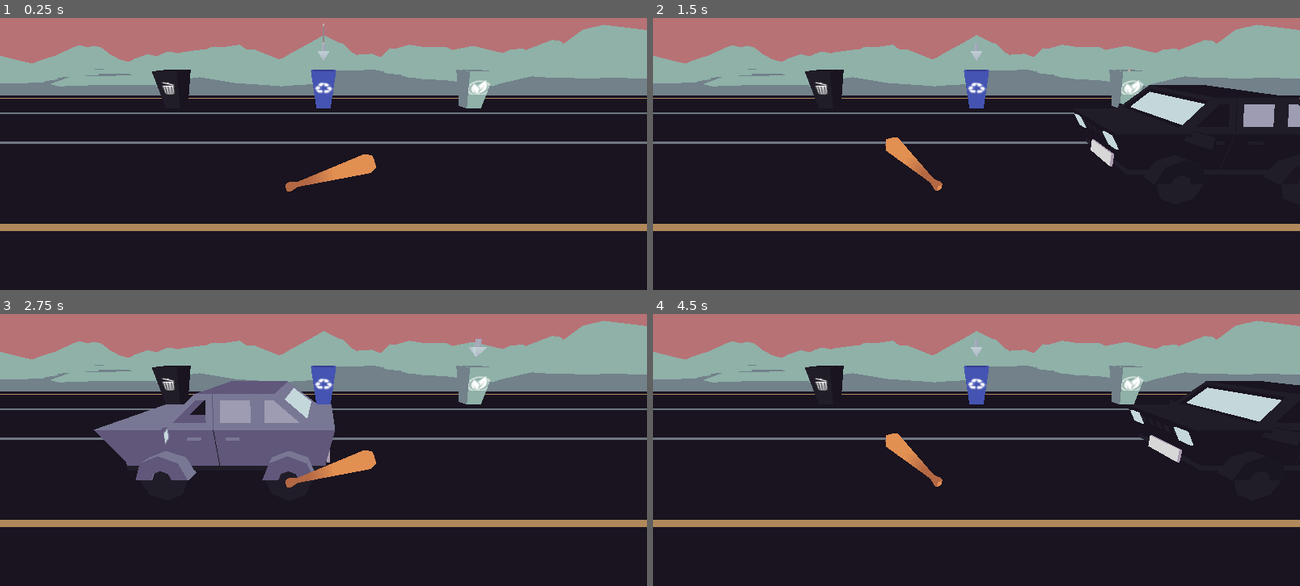
Above: before the commit, frames 1-4 (two rows, left to right).
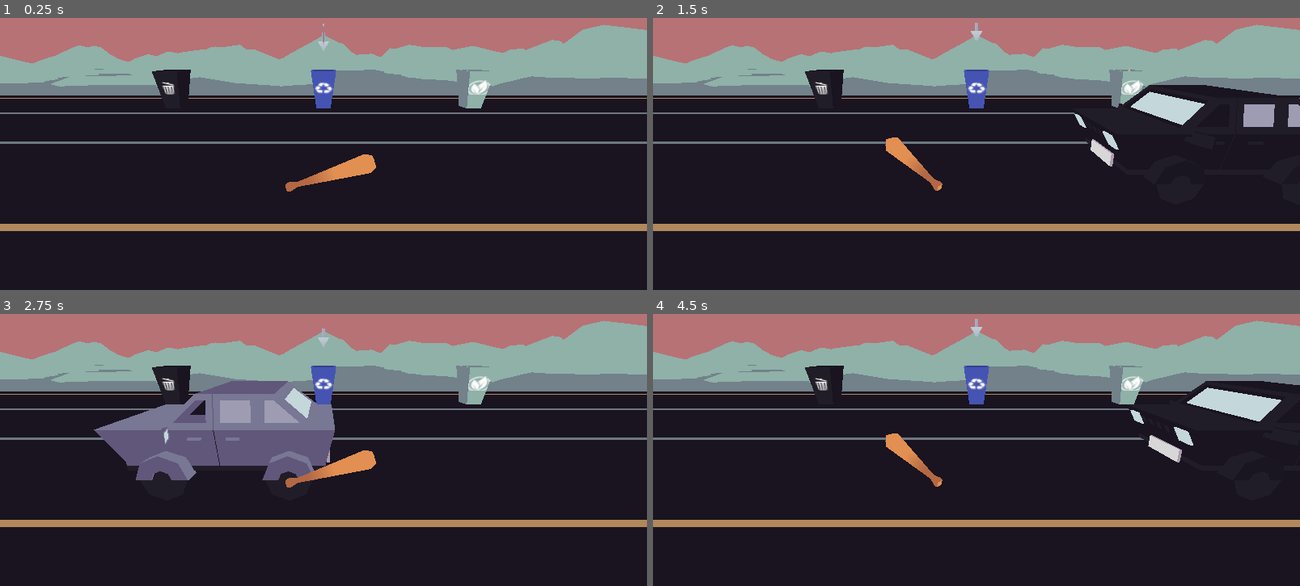
Above: after the commit, the same moments.

Repository: Manas701/SVCGameJam
Game: Godot game, scene res://scenes/manasScene.tscn
Same seed, same stepped clock (60 frames per second), same inputs: the game is played once before the commit and once after it. Sound files missing from this copy of the repository are replaced by a short silence.
Inputs:
- Up to frame 1 (0.25 s): no input
- Up to frame 2 (1.5 s): hold Right (select_right) 0.53-1.28 s; hold Space (swing) 0.53-1.28 s; hold Left (select_left) from 1.28 s (still down); tap Space (swing) at 1.35 s
- Up to frame 3 (2.75 s): release Left (select_left) at 2.03 s; hold Right (select_right) from 2.03 s (still down); hold Space (swing) from 2.03 s (still down)
- Up to frame 4 (4.5 s): release Space (swing) at 2.78 s; tap Space (swing) at 2.85, 4.35 s; release Right (select_right) at 3.53 s; hold Space (swing) 3.53-4.28 s; hold Left (select_left) from 3.53 s (still down)

The runs differ from the first frame. In frame 1, less than 0.1% of the frame differs, in the area x 49-51%, y 5-16%; in frame 2, less than 0.1%; in frame 3, 0.1%, in the area x 49-76%, y 5-16%; in frame 4, less than 0.1%.

Commit message:
changed audio stream to conductor

Diff:
--- a/assets/scripts/Conductor.gd
+++ b/assets/scripts/Conductor.gd
@@ -40,6 +40,8 @@
 		last_reported_beat = song_position_in_beats
 		measure += 1
 
+		print("Measure: " + str(measure))
+
 
 func play_with_beat_offset(num):
 	beats_before_start = num
--- /dev/null
+++ b/assets/scripts/trash_spawner.gd
@@ -0,0 +1,11 @@
+extends Node3D
+
+
+# Called when the node enters the scene tree for the first time.
+func _ready():
+	pass # Replace with function body.
+
+
+# Called every frame. 'delta' is the elapsed time since the previous frame.
+func _process(delta):
+	pass
--- a/prefabs/car_spawner.tscn
+++ b/prefabs/car_spawner.tscn
@@ -62,5 +62,4 @@
 "": SubResource("AnimationLibrary_uedjw")
 }
 
-[connection signal="area_entered" from="Area3D" to="." method="_on_area_3d_area_entered"]
 [connection signal="animation_finished" from="CarStartPosition/Cars/AnimationPlayer" to="." method="_on_animation_player_animation_finished"]
--- /dev/null
+++ b/prefabs/trash_spawner.tscn
@@ -0,0 +1,6 @@
+[gd_scene load_steps=2 format=3 uid="uid://dj0rduhi3ivhi"]
+
+[ext_resource type="Script" path="res://assets/scripts/trash_spawner.gd" id="1_v5hur"]
+
+[node name="Trash_Spawner" type="Node3D"]
+script = ExtResource("1_v5hur")
--- a/scenes/conductor.tscn
+++ b/scenes/conductor.tscn
@@ -1,6 +1,8 @@
-[gd_scene load_steps=2 format=3 uid="uid://c4a88bnfvv6ku"]
+[gd_scene load_steps=2 format=3 uid="uid://ctsx2kcfbb3l2"]
 
 [ext_resource type="Script" path="res://assets/scripts/Conductor.gd" id="1_1m7kc"]
 
 [node name="Conductor" type="AudioStreamPlayer"]
 script = ExtResource("1_1m7kc")
+
+[node name="StartTimer" type="Timer" parent="."]
--- a/scenes/manasScene.tscn
+++ b/scenes/manasScene.tscn
@@ -1,17 +1,18 @@
-[gd_scene load_steps=16 format=3 uid="uid://cmk3w3urbdkri"]
+[gd_scene load_steps=17 format=3 uid="uid://cmk3w3urbdkri"]
 
 [ext_resource type="Script" path="res://assets/scripts/trash.gd" id="2_tnpwx"]
 [ext_resource type="Script" path="res://assets/scripts/bat.gd" id="2_whjhi"]
-[ext_resource type="PackedScene" path="res://prefabs/bin_recycle.tscn" id="6_018ci"]
+[ext_resource type="PackedScene" uid="uid://e74xo05y6nei" path="res://prefabs/bin_recycle.tscn" id="6_018ci"]
 [ext_resource type="PackedScene" uid="uid://hpv7wre553nk" path="res://prefabs/bat.tscn" id="7_5fts6"]
 [ext_resource type="PackedScene" uid="uid://dpvfjowh2mn4x" path="res://prefabs/animation_player.tscn" id="7_gctov"]
-[ext_resource type="PackedScene" path="res://prefabs/bin_compost.tscn" id="7_ke1kv"]
+[ext_resource type="PackedScene" uid="uid://blrsu6t7na4pf" path="res://prefabs/bin_compost.tscn" id="7_ke1kv"]
 [ext_resource type="Script" path="res://assets/scripts/ChangingBins.gd" id="7_kxg3g"]
 [ext_resource type="PackedScene" uid="uid://tx72n0re52ye" path="res://prefabs/trash.tscn" id="7_wwkud"]
-[ext_resource type="PackedScene" path="res://prefabs/bin_trash.tscn" id="8_nec8g"]
-[ext_resource type="PackedScene" path="res://prefabs/car_spawner.tscn" id="10_gh5mt"]
-[ext_resource type="PackedScene" path="res://prefabs/street_environment.tscn" id="11_0d368"]
+[ext_resource type="PackedScene" uid="uid://dcj2ftby2qt52" path="res://prefabs/bin_trash.tscn" id="8_nec8g"]
+[ext_resource type="PackedScene" uid="uid://ci0dyooqj357r" path="res://prefabs/car_spawner.tscn" id="10_gh5mt"]
+[ext_resource type="PackedScene" uid="uid://vx8thkpwhynj" path="res://prefabs/street_environment.tscn" id="11_0d368"]
 [ext_resource type="AudioStream" uid="uid://jup27d2nmt2o" path="res://assets/AudioAssets/game jam background music.wav" id="12_f6c4b"]
+[ext_resource type="PackedScene" uid="uid://ctsx2kcfbb3l2" path="res://scenes/conductor.tscn" id="13_h3046"]
 [ext_resource type="PackedScene" uid="uid://xv0tk6gk4pe7" path="res://prefabs/ui_arrow.tscn" id="13_lmqbc"]
 
 [sub_resource type="Animation" id="Animation_5ov5y"]
@@ -72,6 +73,7 @@
 skeleton = NodePath("../..")
 
 [node name="AnimationPlayer" type="AnimationPlayer" parent="PlayerInput/UI_Arrow"]
+autoplay = "hover"
 libraries = {
 "": SubResource("AnimationLibrary_rwlmp")
 }
@@ -82,8 +84,7 @@
 [node name="street_environment" parent="." instance=ExtResource("11_0d368")]
 transform = Transform3D(-3.49691e-08, 0, 0.8, 0, 0.8, 0, -0.8, 0, -3.49691e-08, 0, -0.724239, -5.68252)
 
-[node name="AudioStreamPlayer" type="AudioStreamPlayer" parent="."]
+[node name="Conductor" parent="." instance=ExtResource("13_h3046")]
 stream = ExtResource("12_f6c4b")
-autoplay = true
 
 [editable path="trash/AnimationPlayer"]
Not shown: 1 places in prefabs/world_environment.tres that only renumber resources
